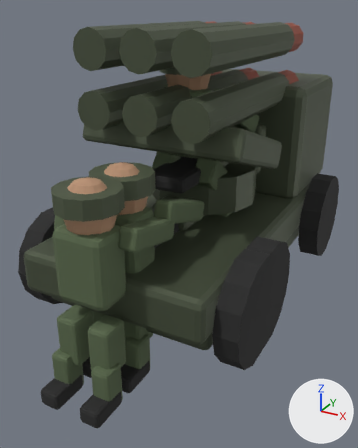
What one commit did to the glTF model src/assets/models/vehicle_rig.glb.
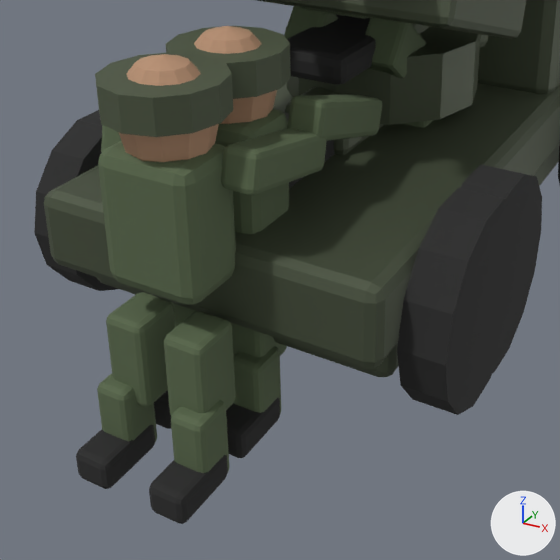
Each version is shown whole from a 50 mm lens placed at (1.43, -2.98, 1.83), pointed at (-0.05, -0.29, 0.48), then close up on the part from 0% to 84% of the width and 33% to 100% of the height. Every picture has the same lights, and +X, +Y and +Z are marked at lower right. The first two pictures are the older version. Vertices at exactly the same position are counted once.

The older version as bpy lines, for what is in view:
```python
ob_geo_aa_rider_uniform = bpy.data.objects.new('GEO-AA-Rider-Uniform', me_cube_016)
ob_geo_aa_rider_uniform.location = (0.0, 0.0, 0.0)
ob_geo_aa_vehicle_rubber = bpy.data.objects.new('GEO-AA-Vehicle-Rubber', me_cube_019)
ob_geo_aa_vehicle_rubber.location = (0.0, 0.0, 0.0)
ob_geo_rocket_gunner_head = bpy.data.objects.new('GEO-Rocket-Gunner-Head', me_sphere_002)
ob_geo_rocket_gunner_head.location = (0.0, 0.0, 0.0)
ob_geo_rocket_rider_uniform = bpy.data.objects.new('GEO-Rocket-Rider-Uniform', me_cube_029)
ob_geo_rocket_rider_uniform.location = (0.0, 0.0, 0.0)
ob_geo_rocket_vehicle_rubber = bpy.data.objects.new('GEO-Rocket-Vehicle-Rubber', me_cube_032)
ob_geo_rocket_vehicle_rubber.location = (0.0, 0.0, 0.0)
# also in view: 'GEO-Moto-Vehicle-Metal' at (0.0, 0.03, 0.66); 'GEO-AA-Gunner-Helmet' at (0.0, -0.98, 1.0); 'GEO-Moto-Vehicle-Rubber' at (0.0, 0.03, 0.45); 'GEO-Moto-Rider-Uniform' at (0.0, -0.07, 0.87); 'GEO-AA-Gunner-Head' at (0.0, -0.98, 0.94)
```
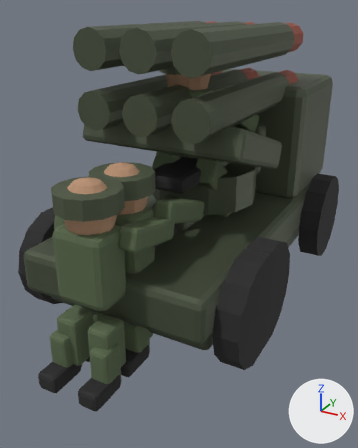
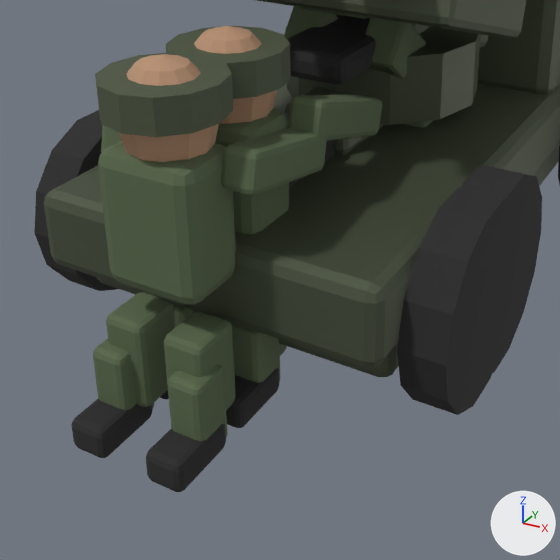
What changed in the scene script:
```text
Change me_cube_016:
    used by ob_geo_aa_rider_uniform; location = (0.0, 0.0, 0.0)
    remove me_cube_016.from_pydata(...)  # 392 vertices, 756 faces; spans x -0.255..0.255, y -1.165..-0.508, z -0.11..0.896
    add me_cube_016.from_pydata(...)  # 392 vertices, 756 faces; spans x -0.255..0.255, y -1.165..-0.508, z 0.01..0.896
    me_cube_016 part 1: the loose piece of 56 vertices spanning x 0.075..0.185, y -1.165..-1.035, z -0.11..0.15 is moved by (0.0, 0.0, 0.12)
    me_cube_016 part 2: the loose piece of 56 vertices spanning x -0.185..-0.075, y -1.165..-1.035, z -0.11..0.15 is moved by (0.0, 0.0, 0.12)
Change me_cube_019:
    used by ob_geo_aa_vehicle_rubber; location = (0.0, 0.0, 0.0)
    remove me_cube_019.from_pydata(...)  # 264 vertices, 500 faces; spans x -0.73..0.73, y -1.27..1.35, z -0.11..1.09
    add me_cube_019.from_pydata(...)  # 264 vertices, 500 faces; spans x -0.73..0.73, y -1.27..1.35, z 0.0..1.09
    me_cube_019 part 3: the loose piece of 56 vertices spanning x 0.07..0.19, y -1.27..-1.05, z -0.11..-0.01 is moved by (0.0, 0.0, 0.11)
    me_cube_019 part 4: the loose piece of 56 vertices spanning x -0.19..-0.07, y -1.27..-1.05, z -0.11..-0.01 is moved by (0.0, 0.0, 0.11)
Change me_cube_029:
    used by ob_geo_rocket_rider_uniform; location = (0.0, 0.0, 0.0)
    remove me_cube_029.from_pydata(...)  # 392 vertices, 756 faces; spans x -0.255..0.255, y -1.445..-0.866, z -0.11..0.874
    add me_cube_029.from_pydata(...)  # 392 vertices, 756 faces; spans x -0.255..0.255, y -1.445..-0.866, z 0.01..0.874
    me_cube_029 part 5: the loose piece of 56 vertices spanning x 0.075..0.185, y -1.445..-1.315, z -0.11..0.15 is moved by (0.0, 0.0, 0.12)
    me_cube_029 part 6: the loose piece of 56 vertices spanning x -0.185..-0.075, y -1.445..-1.315, z -0.11..0.15 is moved by (0.0, 0.0, 0.12)
Change me_cube_032:
    used by ob_geo_rocket_vehicle_rubber; location = (0.0, 0.0, 0.0)
    remove me_cube_032.from_pydata(...)  # 224 vertices, 424 faces; spans x -0.73..0.73, y -1.55..1.04, z -0.11..0.63
    add me_cube_032.from_pydata(...)  # 224 vertices, 424 faces; spans x -0.73..0.73, y -1.55..1.04, z 0.0..0.63
    me_cube_032 part 7: the loose piece of 56 vertices spanning x 0.07..0.19, y -1.55..-1.33, z -0.11..-0.01 is moved by (0.0, 0.0, 0.11)
    me_cube_032 part 8: the loose piece of 56 vertices spanning x -0.19..-0.07, y -1.55..-1.33, z -0.11..-0.01 is moved by (0.0, 0.0, 0.11)
```

Pixel boxes [x1, y1, x2, y2] of what changed, in the close-ups (560 x 560 px; the box of a moved part takes in the faces that stretch with it):
'GEO-Rocket-Rider-Uniform', reshaped (9% shorter): before [97, 125, 327, 473]; after [93, 125, 327, 441]
'GEO-Rocket-Vehicle-Rubber', reshaped: before [34, 110, 560, 524]; after [34, 110, 560, 492]
'GEO-AA-Rider-Uniform', reshaped (10% shorter): before [172, 95, 382, 414]; after [172, 95, 382, 383]
'GEO-AA-Vehicle-Rubber', reshaped (mostly hidden): before [154, 165, 542, 458]; after [160, 165, 542, 428]
part 1 of me_cube_016, moved or reshaped: before [234, 346, 281, 414]; after [231, 323, 280, 383]
part 2 of me_cube_016, moved or reshaped (not visible before): after [172, 303, 193, 328]
part 3 of me_cube_019, moved or reshaped: before [226, 398, 280, 458]; after [226, 368, 279, 428]
part 4 of me_cube_019, moved or reshaped (mostly hidden afterwards): before [154, 390, 171, 429]; after [160, 390, 169, 399]
part 5 of me_cube_029, moved or reshaped: before [171, 400, 229, 473]; after [167, 365, 228, 441]
part 6 of me_cube_029, moved or reshaped: before [97, 373, 157, 442]; after [93, 339, 154, 410]
part 7 of me_cube_032, moved or reshaped: before [149, 455, 228, 524]; after [146, 424, 226, 492]
part 8 of me_cube_032, moved or reshaped: before [76, 425, 155, 489]; after [72, 399, 152, 458]
